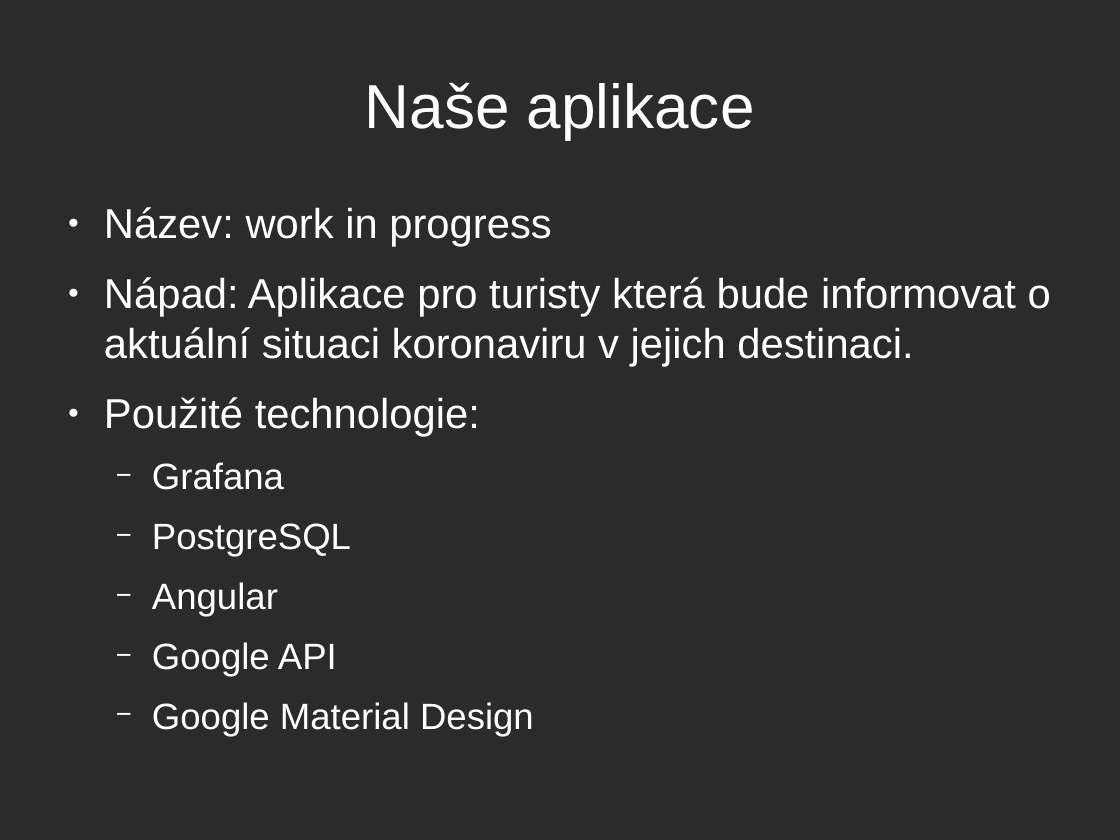
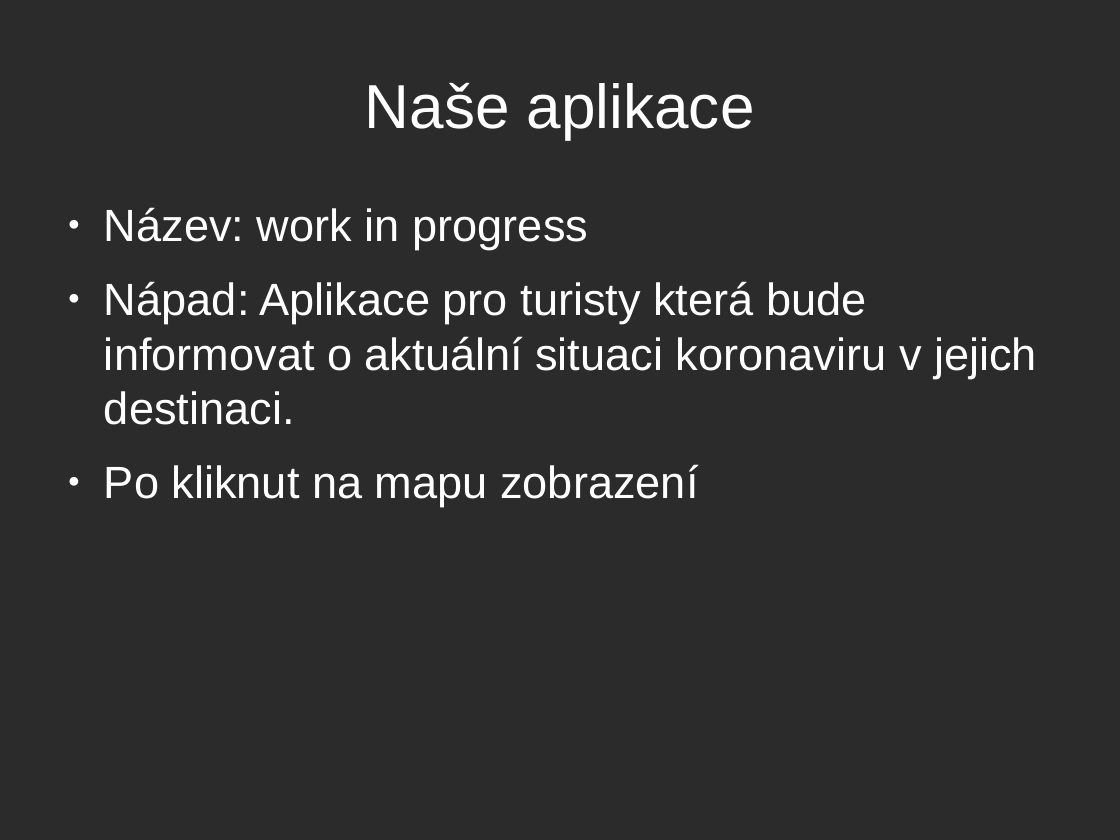
Before and after one commit to body0/Hradec_2020, a slide deck: slide 2 of prezentace/dumat.odp. Drawn at 1120x840 pixels with LibreOffice and Linux fonts; fonts in the diff are those of the drawing; background and template pictures are left out; a plain dark background stands for a picture behind light text. Boxes give left, top, right and bottom in pixels: in the first picture for what was removed or moved away, otherwise in the second. Text is boxed around its words. In the diff, an @@ line names an element or a change of style, - is before the commit and + after.

```diff
--- a/prezentace/dumat.odp
+++ b/prezentace/dumat.odp
@@ text at [104, 207, 1037, 425]: size 29.6 to 32 pt in "Název: work in progress", "Nápad: Aplikace pro turisty která bude informovat ..." @@
@@ text at [104, 464, 698, 507]: text changed; size 25.9 to 32 pt @@
-● Použité technologie:
-  − Grafana
-  − PostgreSQL
-  − Angular
-  − Google API
-  − Google Material Design
+● Po kliknut na mapu zobrazení
```
Also in this commit, not shown: 2 slides added, 2 slides removed, 15 other files.
